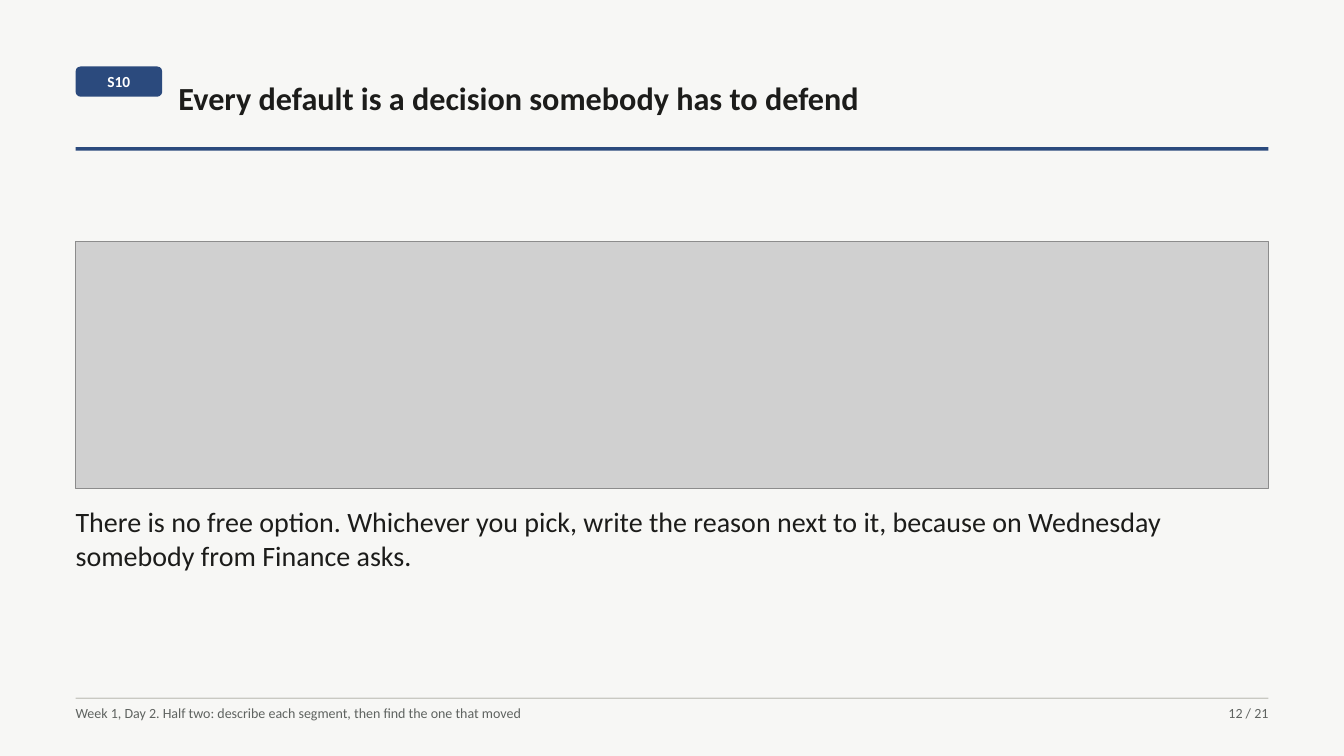
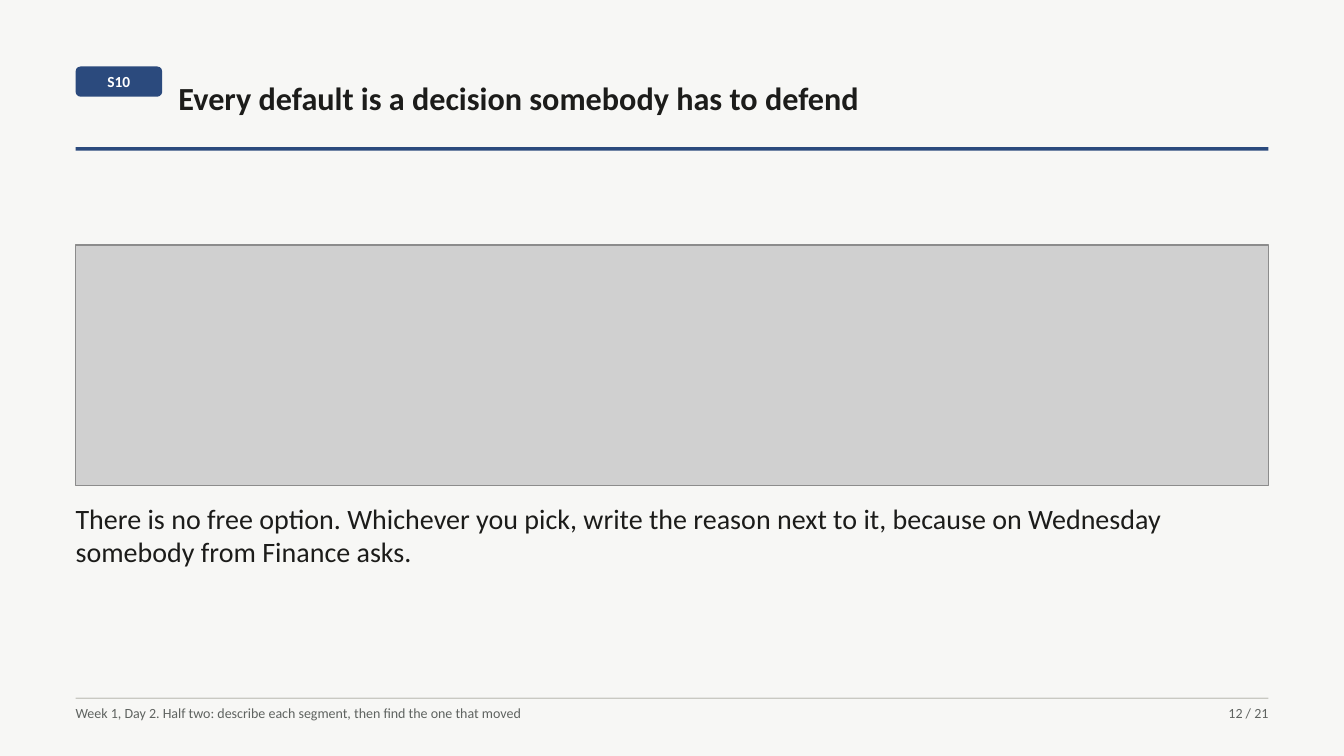
Before and after one commit to fde-academy-lab/c2-content-factory, a slide deck: slide 12 of content/W01/D2/slides/C2_W01_D02_half2_STUDENT.pptx. Drawn at 1344x756 pixels with LibreOffice and Linux fonts; fonts in the diff are those of the drawing; grey boxes stand for pictures. Boxes give left, top, right and bottom in pixels: in the first picture for what was removed or moved away, otherwise in the second. Text is boxed around its words. In the diff, an @@ line names an element or a change of style, - is before the commit and + after.

```diff
--- a/content/W01/D2/slides/C2_W01_D02_half2_STUDENT.pptx
+++ b/content/W01/D2/slides/C2_W01_D02_half2_STUDENT.pptx
@@ picture: place and size @@
-picture at [76,242,1268,489]
+picture at [76,245,1268,485]
@@ text "There is no free option. ...": place and size @@
-text "There is no free option. ..." at [76,512,1161,571]
+text "There is no free option. ..." at [76,509,1161,567]
```
Also in this commit, not shown: 4 other slides changed, 10 other files.
